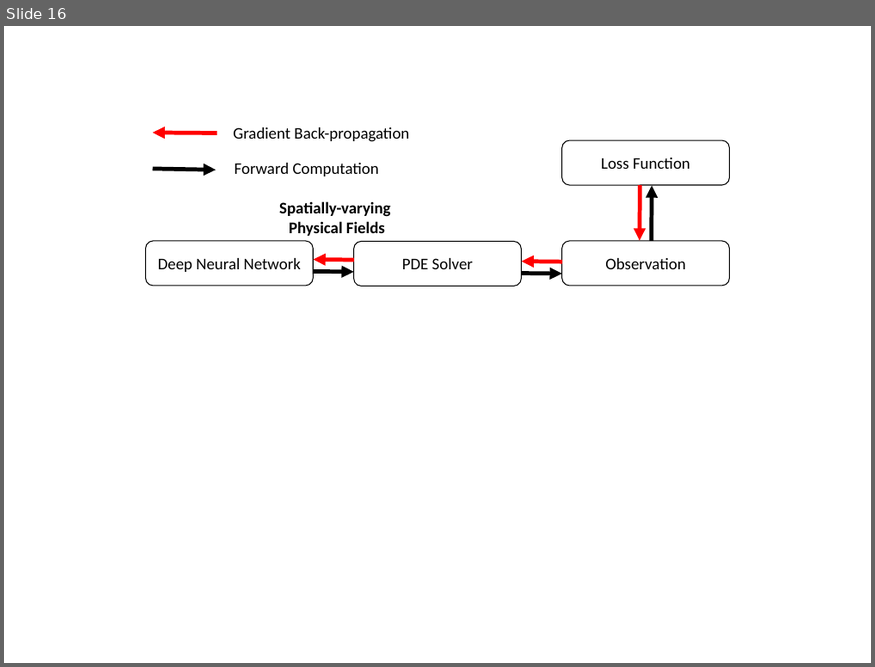
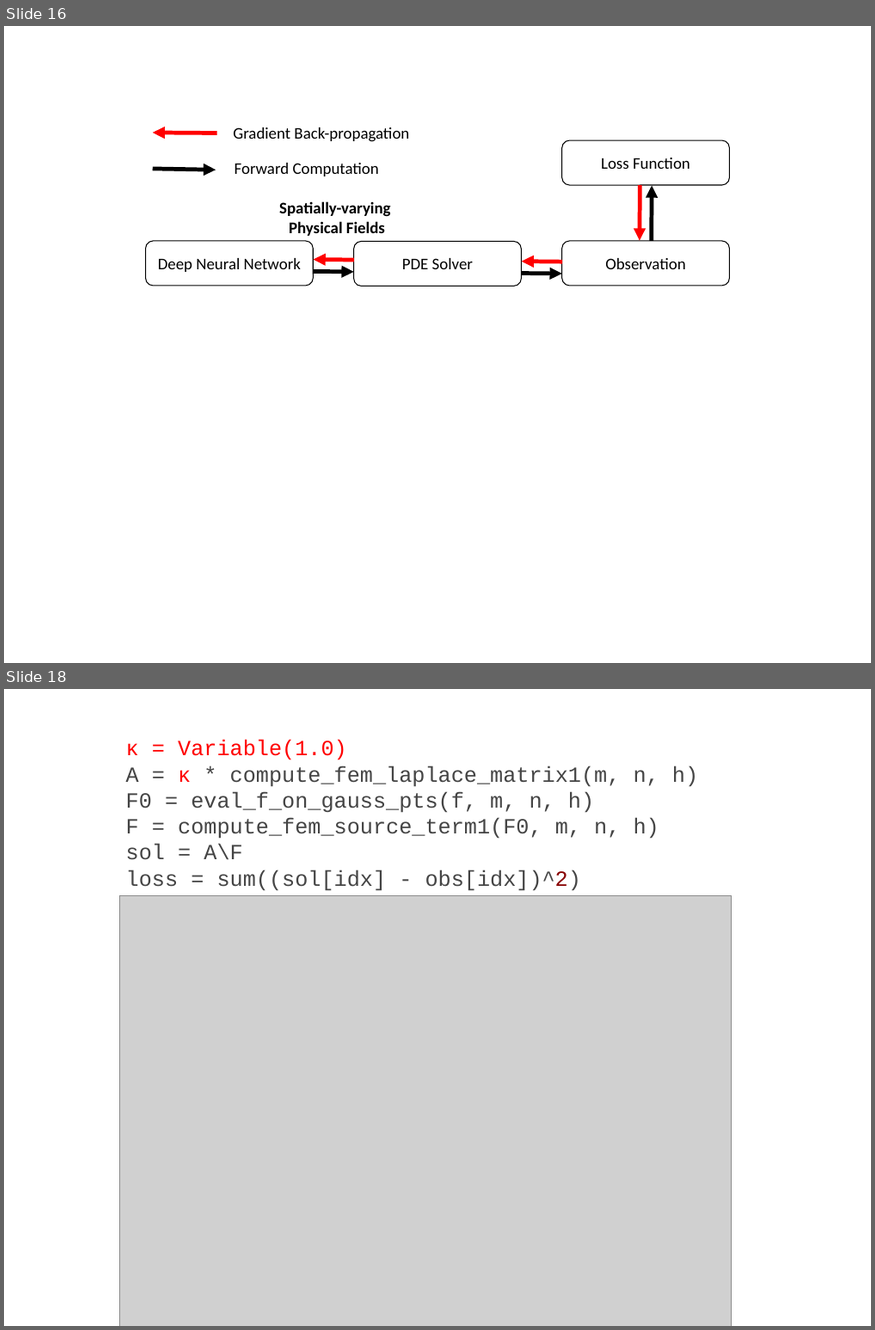
Before and after one commit to ADCMEMarket/ADCMEImages, a slide deck: Slides/figures.pptx. Shown one above the other, each under a label of ours: slide 16 before the commit, slides 16 and 18 after it; the slides between them are not shown. The pictures are 875x667 and 875x1330 pixels, drawn with LibreOffice and Linux fonts; fonts in the diff are those of the drawing; grey boxes stand for pictures. Boxes give left, top, right and bottom in pixels: in the first picture for what was removed or moved away, otherwise in the second. Text is boxed around its words. In the diff, an @@ line names an element or a change of style, - is before the commit and + after.

```diff
--- a/Slides/figures.pptx
+++ b/Slides/figures.pptx
@@ slide 18 added at (4,689,871,1326), background #FFFFFF @@
@@ text added at (126,740,698,891), 24 pt, text #444444 @@
+κ = Variable(1.0)
+A = κ * compute_fem_laplace_matrix1(m, n, h)
+F0 = eval_f_on_gauss_pts(f, m, n, h)
+F = compute_fem_source_term1(F0, m, n, h)
+sol = A\F
+loss = sum((sol[idx] - obs[idx])^2)
@@ picture added at (120,895,732,1326) @@
```
Also in this commit, not shown: 1 other slide added, 2 other files.
